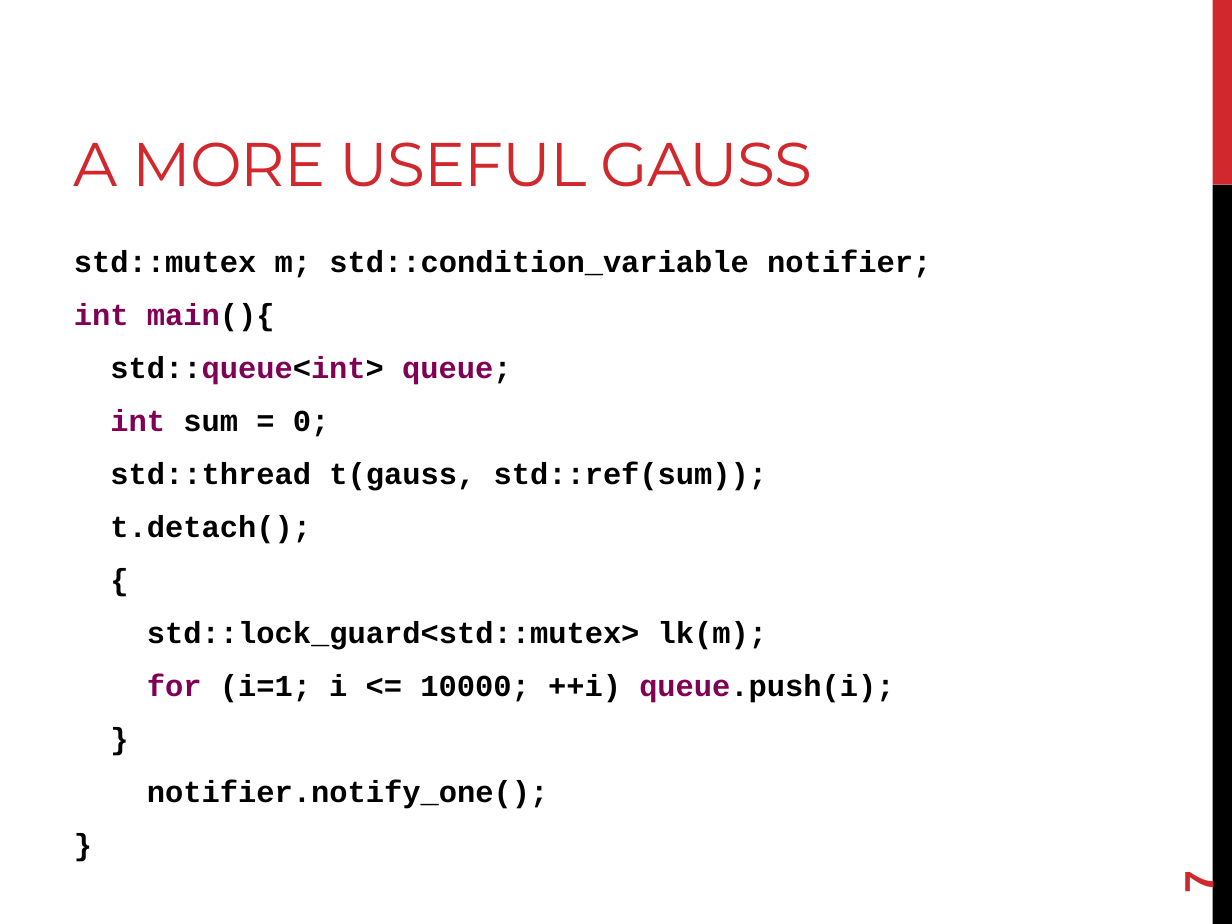
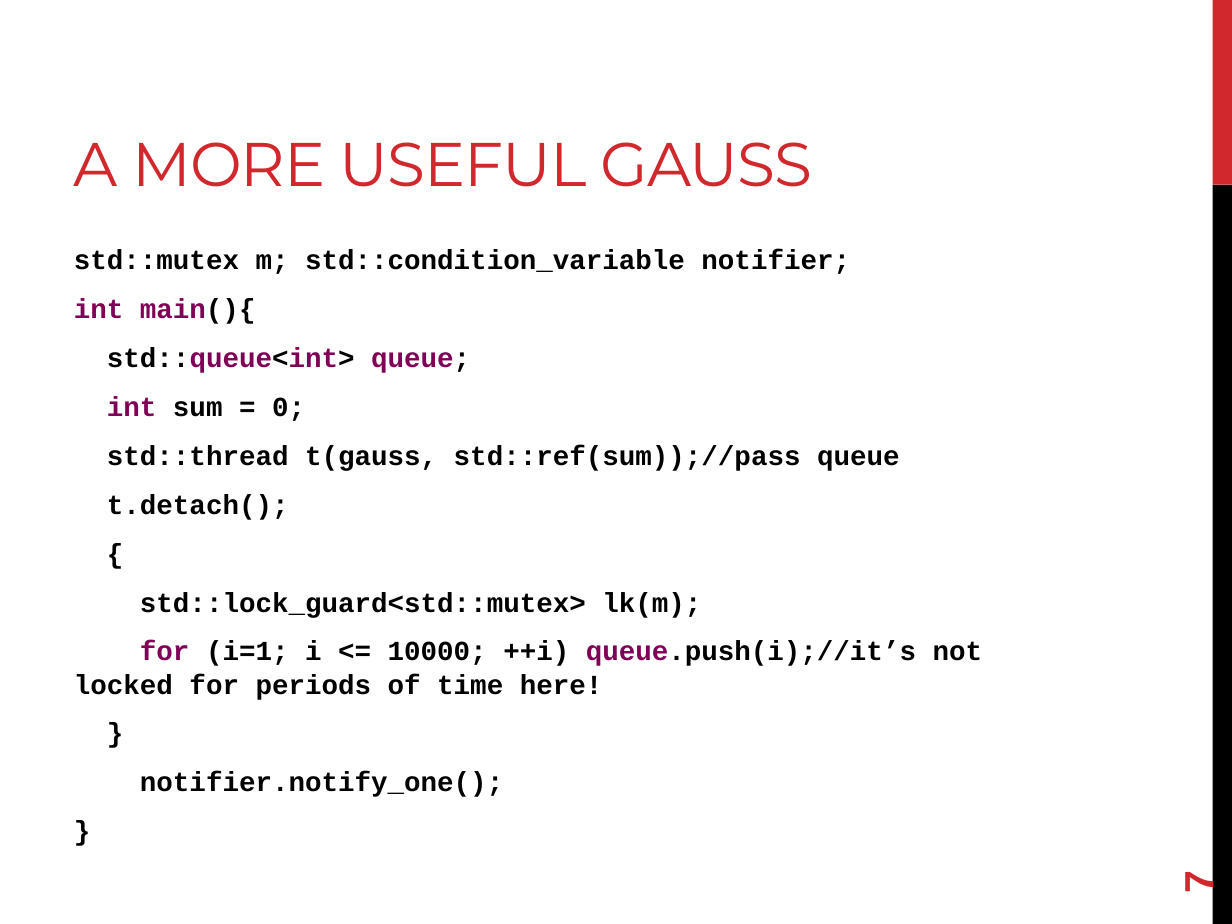
Before and after one commit to joshpeterson/DevelopingConcurrentSoftware, a slide deck: slide 7 of Lectures/Asynchronous Operations/Asynchronous Operations.pptx. Drawn at 1232x924 pixels with LibreOffice and Linux fonts; fonts in the diff are those of the drawing. Boxes give left, top, right and bottom in pixels: in the first picture for what was removed or moved away, otherwise in the second. Text is boxed around its words. In the diff, an @@ line names an element or a change of style, - is before the commit and + after.

```diff
--- a/Lectures/Asynchronous Operations/Asynchronous Operations.pptx
+++ b/Lectures/Asynchronous Operations/Asynchronous Operations.pptx
@@ text at [74,250,850,797]: size 17.8 to 16.1 pt in "std::mutex m; std::condition_variable notifier;", "int main(){", "std::queue<int> queue;", "int sum = 0;" and 6 more places @@
@@ text at [107,445,900,471]: text changed; size 17.8 to 16.1 pt @@
-std::thread t(gauss, std::ref(sum));
+std::thread t(gauss, std::ref(sum));//pass queue
@@ text at [74,641,983,700]: text changed; size 17.8 to 16.1 pt @@
-for (i=1; i <= 10000; ++i) queue.push(i);
+for (i=1; i <= 10000; ++i) queue.push(i);//it’s not locked for periods of time here!
```
Also in this commit, not shown: 7 other slides changed, 5 other files.
